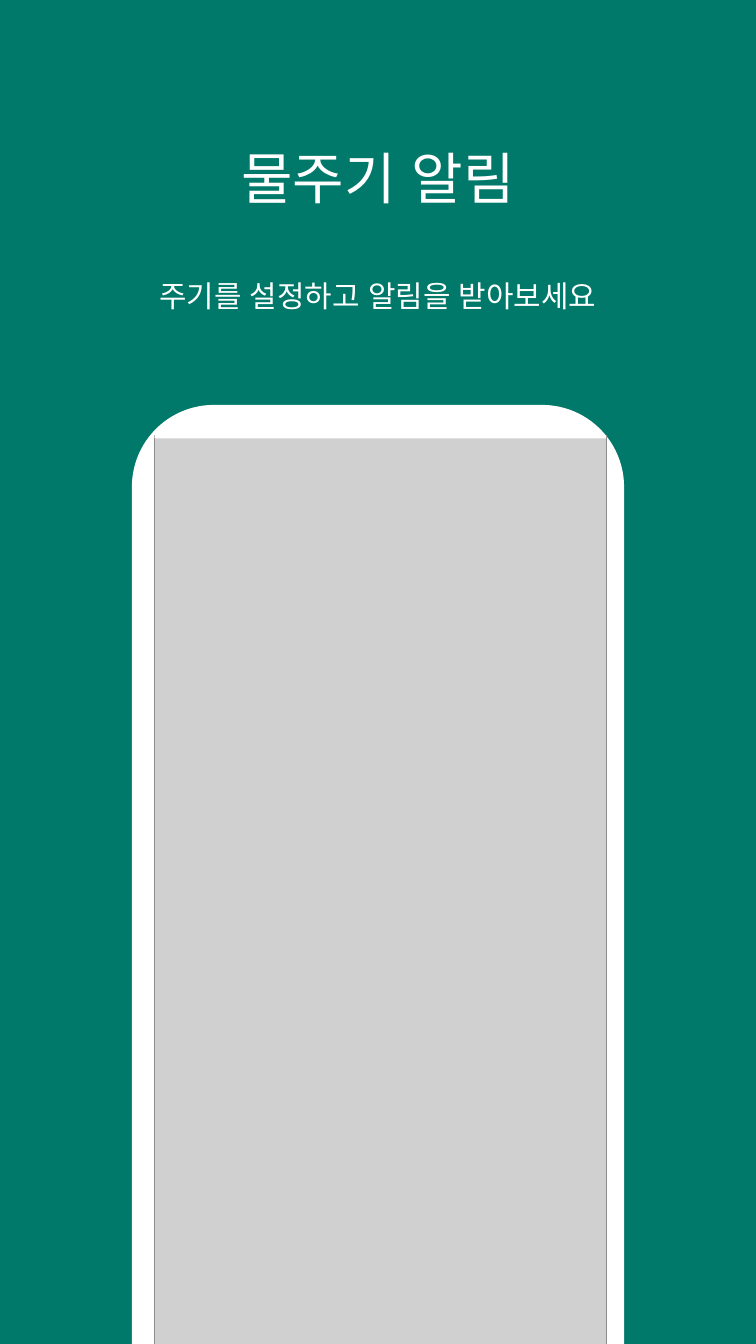
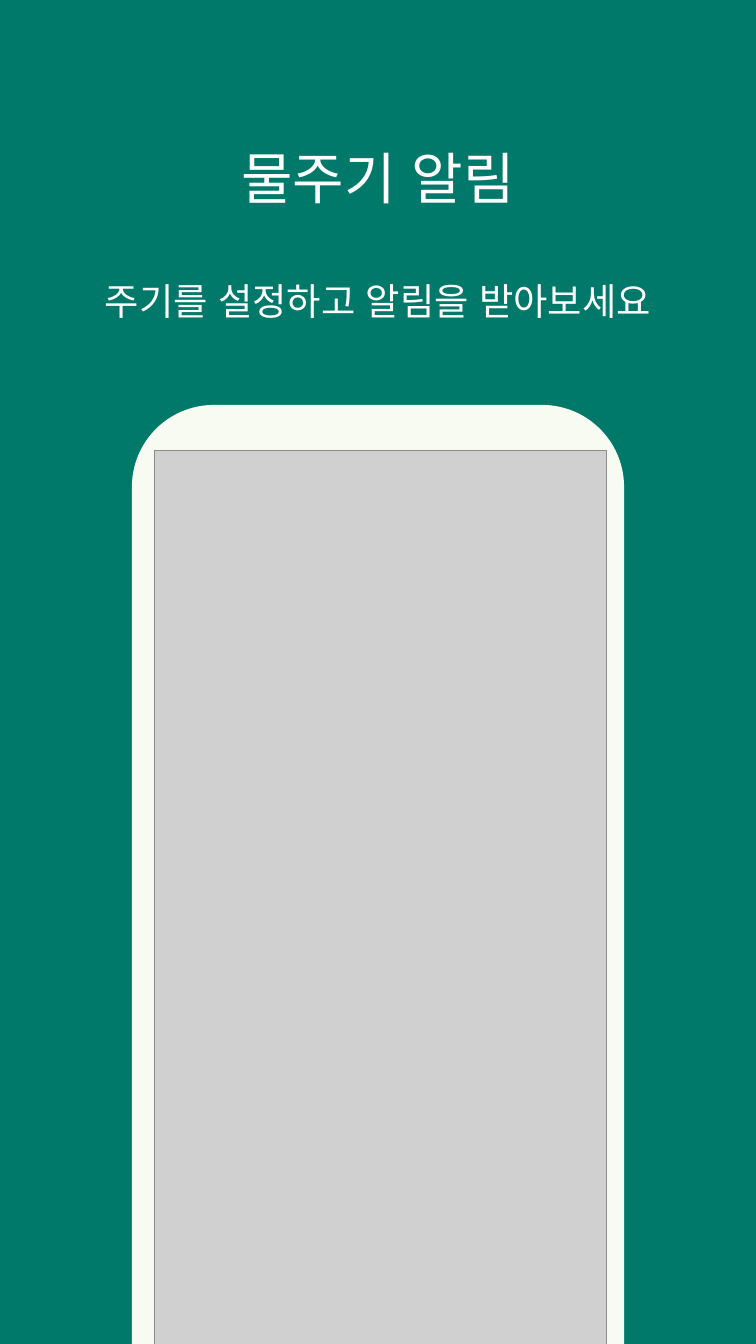
Before and after one commit to mskwak32/garden-log, a slide deck: slide 2 of playstore/playstore images.pptx. Drawn at 756x1344 pixels with LibreOffice and Linux fonts; fonts in the diff are those of the drawing; grey boxes stand for pictures. Boxes give left, top, right and bottom in pixels: in the first picture for what was removed or moved away, otherwise in the second. Text is boxed around its words. In the diff, an @@ line names an element or a change of style, - is before the commit and + after.

```diff
--- a/playstore/playstore images.pptx
+++ b/playstore/playstore images.pptx
@@ text "물주기 알림" at box(105, 152, 651, 318): font Noto Sans CJK KR to Roboto in "물주기 알림"; size 32 to 40 pt in "주기를 설정하고 알림을 받아보세요" @@
@@ rounded rectangle at box(132, 405, 624, 1344): fill #FFFFFF to #F8FBF1 @@
@@ rectangle removed at box(155, 435, 606, 438) @@
@@ picture: place and size @@
-picture at box(155, 435, 606, 1344)
+picture at box(155, 451, 606, 1344)
```
Also in this commit, not shown: 4 other slides changed, 7 other files.
